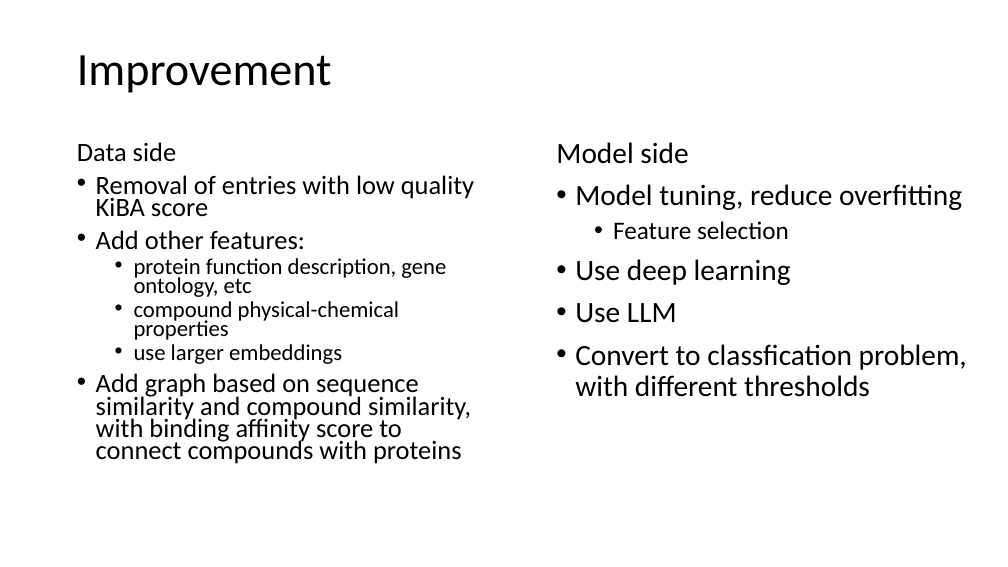
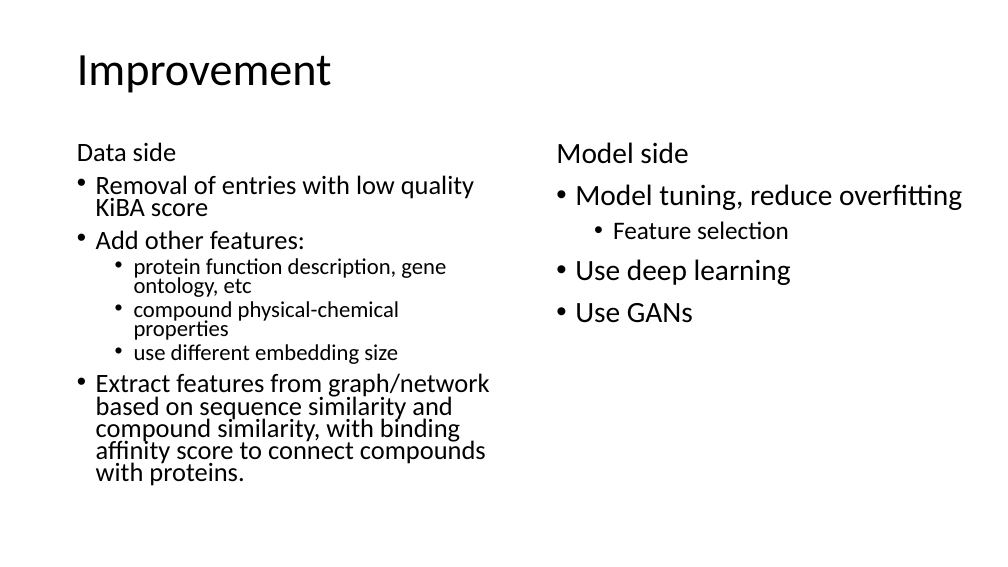
Before and after one commit to flycloud-king/DTI_KiBA, a slide deck: slide 8 of DTI prediction with KiBA dataset.pptx (slide 7 before the commit). Drawn at 1008x567 pixels with LibreOffice and Linux fonts; fonts in the diff are those of the drawing. Boxes give left, top, right and bottom in pixels: in the first picture for what was removed or moved away, otherwise in the second. Text is boxed around its words. In the diff, an @@ line names an element or a change of style, - is before the commit and + after.

```diff
--- a/DTI prediction with KiBA dataset.pptx
+++ b/DTI prediction with KiBA dataset.pptx
@@ text at (575, 303, 693, 323): text changed @@
-• Use LLM
-• Convert to classfication problem, with different thresholds
+• Use GANs
@@ text at (96, 344, 489, 486): text changed @@
-  • use larger embeddings
-• Add graph based on sequence similarity and compound similarity, with binding affinity score to connect compounds with proteins
+  • use different embedding size
+• Extract features from graph/network based on sequence similarity and compound similarity, with binding affinity score to connect compounds with proteins.
```
Also in this commit, not shown: 3 other slides changed, 1 slide added.
